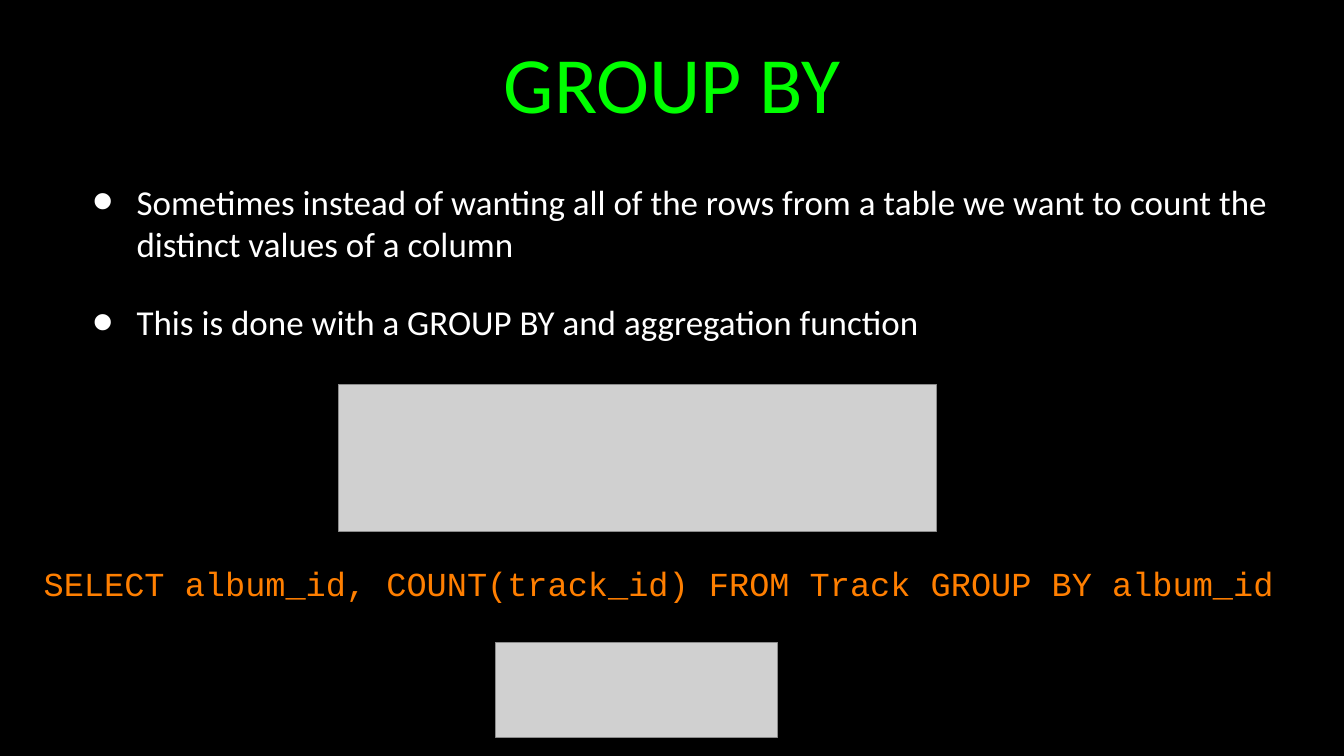
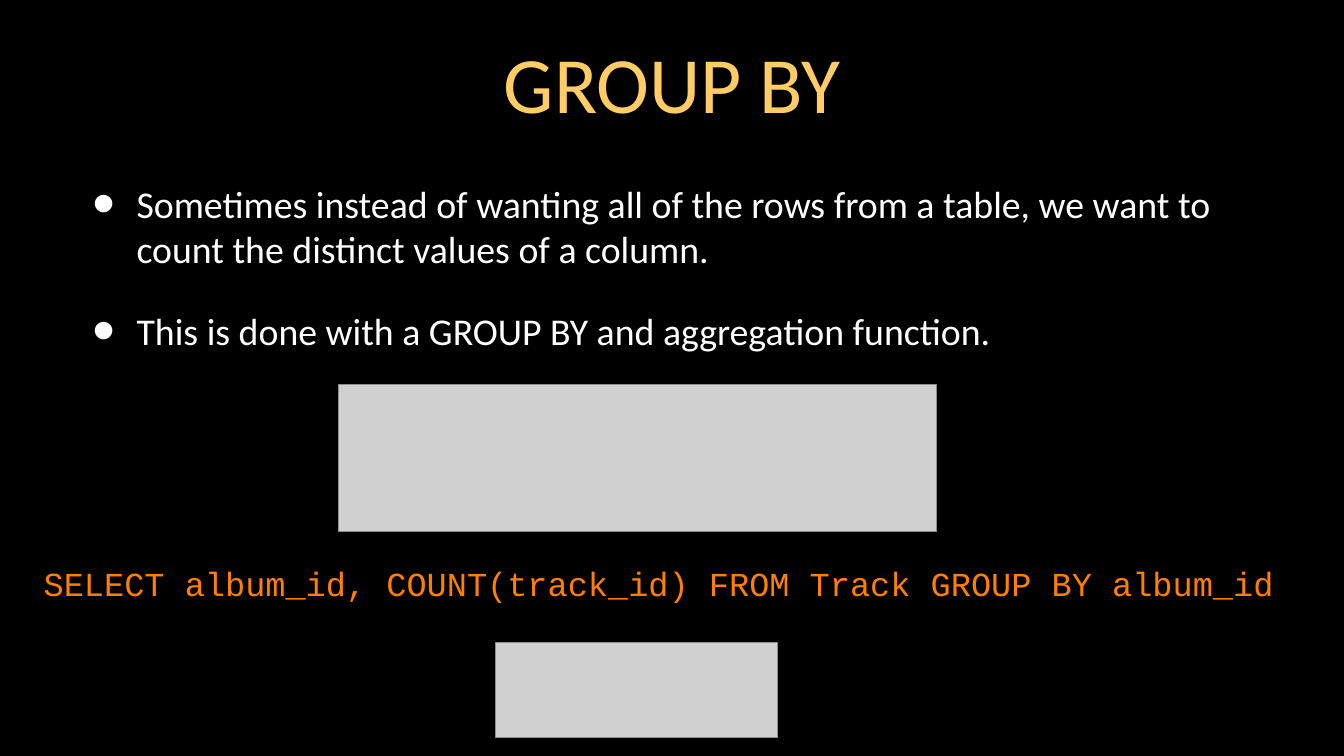
Before and after one commit to csev/wa4e, a slide deck: slide 22 of lectures-old/PHP-15-Advanced-SQL.ppt. Drawn at 1344x756 pixels with LibreOffice and Linux fonts; fonts in the diff are those of the drawing; grey boxes stand for pictures. Boxes give left, top, right and bottom in pixels: in the first picture for what was removed or moved away, otherwise in the second. Text is boxed around its words. In the diff, an @@ line names an element or a change of style, - is before the commit and + after.

```diff
--- a/lectures-old/PHP-15-Advanced-SQL.ppt
+++ b/lectures-old/PHP-15-Advanced-SQL.ppt
@@ title "GROUP BY" at bbox=[504, 61, 840, 114]: text colour #00FF00 to #FFCC66 @@
@@ text at bbox=[137, 191, 1210, 352]: text changed; size 33.3 to 36 pt @@
-• Sometimes instead of wanting all of the rows from a table we want to count the distinct values of a column
-• This is done with a GROUP BY and aggregation function
+• Sometimes instead of wanting all of the rows from a table, we want to count the distinct values of a column.
+• This is done with a GROUP BY and aggregation function.
```
Also in this commit, not shown: 25 other slides changed, 1 slide added, 1 other file.
